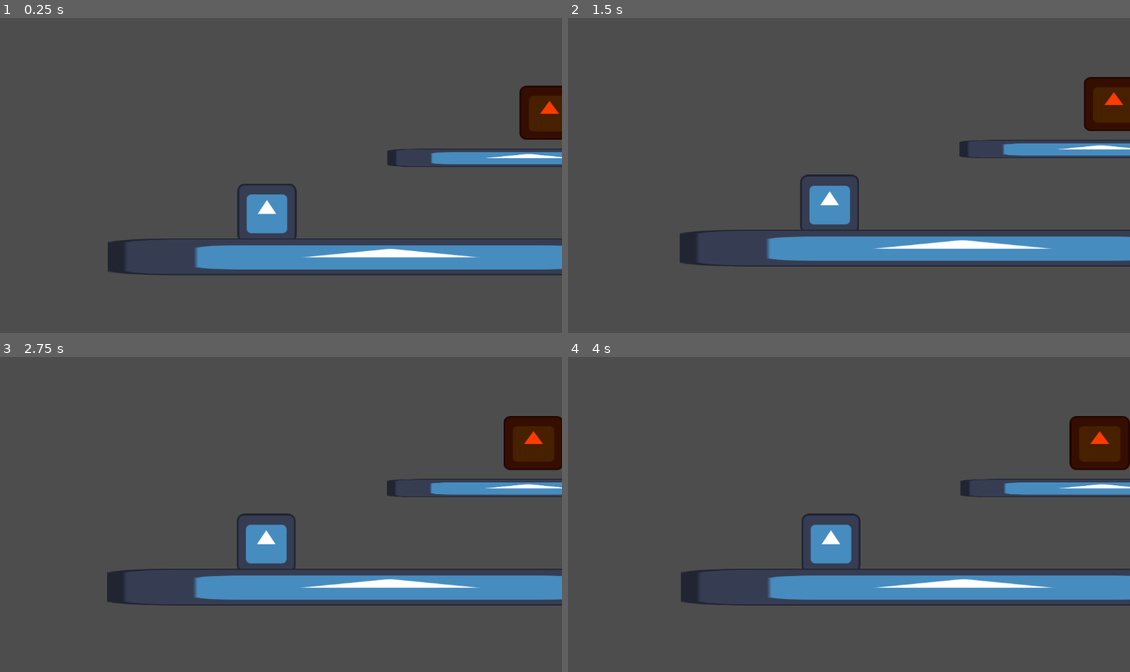
Above: before the commit, frames 1-4 (two rows, left to right).
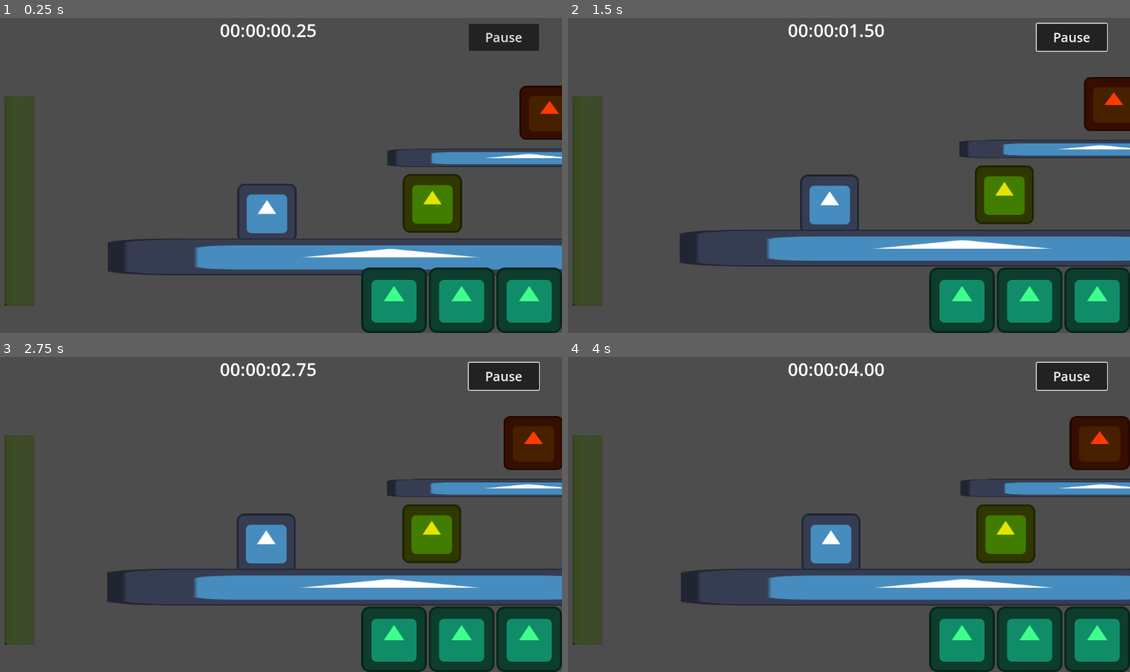
Above: after the commit, the same moments.

Repository: notmarrow/platform_grinder
Game: Godot game, scene res://scenes/escena_prueba.tscn
Two runs of this game, one before a commit and one after it. Both use one fixed random seed, a clock stepped at 60 frames per second and the inputs below. The engine's default icon, where the game draws it, is replaced by a stand-in: a white triangle on a blue panel in a dark square.
Inputs (mouse positions are in pixels of both pictures, inside the frame that each line leads up to):
- Up to frame 1 (0.25 s): no input
- Up to frame 2 (1.5 s): click (1073, 36) at 0.5 s, where only the run after the commit has a clickable "Pause"; move the mouse to (967, 150) at 1.27 s; tap A (a) at 1.35 s
- Up to frame 3 (2.75 s): tap D (d) at 1.55, 2.1 s; move the mouse to (151, 523) at 2.02 s; tap A (a) at 2.3 s
- Up to frame 4 (4 s): move the mouse to (893, 432) at 2.77 s; tap A (a) at 2.85, 3.8 s; tap D (d) at 3.05 s; move the mouse to (804, 571) at 3.52 s; click (804, 571) at 3.6 s

The runs differ from the first frame. In frame 1, 14% of the frame differs, in the area x 0-100%, y 1-100%; in frame 2, 14%; in frame 3, 14%; in frame 4, 14%.

Commit message:
HUD terminado y algunas otras mejoras a main

Diff:
--- a/scenes/HUD.tscn
+++ b/scenes/HUD.tscn
@@ -1,9 +1,10 @@
-[gd_scene load_steps=3 format=3 uid="uid://7v03vuvm4qrh"]
+[gd_scene load_steps=4 format=3 uid="uid://7v03vuvm4qrh"]
 
+[ext_resource type="Script" path="res://scripts/HUD.gd" id="1_88ma3"]
 [ext_resource type="Texture2D" uid="uid://546cny6plfil" path="res://assets/icon.svg" id="1_760t3"]
 [ext_resource type="Texture2D" uid="uid://cd2j8k1264u36" path="res://assets/barra.png" id="2_4vsud"]
 
-[node name="Control" type="Control"]
+[node name="HUD" type="Control"]
 layout_mode = 3
 anchors_preset = 15
 anchor_right = 1.0
@@ -14,6 +15,7 @@
 offset_bottom = 12.0
 grow_horizontal = 2
 grow_vertical = 2
+script = ExtResource("1_88ma3")
 
 [node name="CanvasLayer" type="CanvasLayer" parent="."]
 
@@ -27,19 +29,13 @@
 offset_bottom = 139.0
 grow_horizontal = 2
 
-[node name="texto" type="Label" parent="CanvasLayer/Cronometro"]
-layout_mode = 2
-theme_override_font_sizes/font_size = 25
-text = "Tiempo"
-horizontal_alignment = 1
-
-[node name="tiempo" type="Label" parent="CanvasLayer/Cronometro"]
+[node name="Tiempo" type="Label" parent="CanvasLayer/Cronometro"]
 layout_mode = 2
 theme_override_font_sizes/font_size = 35
 text = "00:00:00"
 horizontal_alignment = 1
 
-[node name="Power_up" type="HBoxContainer" parent="CanvasLayer"]
+[node name="ContenedorPowerUPs" type="HBoxContainer" parent="CanvasLayer"]
 anchors_preset = 3
 anchor_left = 1.0
 anchor_top = 1.0
@@ -50,22 +46,25 @@
 grow_horizontal = 0
 grow_vertical = 0
 
-[node name="TextureRect" type="TextureRect" parent="CanvasLayer/Power_up"]
+[node name="PowerUP1" type="TextureRect" parent="CanvasLayer/ContenedorPowerUPs"]
+modulate = Color(0.247059, 1, 0.54902, 1)
 layout_mode = 2
 texture = ExtResource("1_760t3")
 stretch_mode = 5
 
-[node name="TextureRect2" type="TextureRect" parent="CanvasLayer/Power_up"]
+[node name="PowerUP2" type="TextureRect" parent="CanvasLayer/ContenedorPowerUPs"]
+modulate = Color(0.247059, 1, 0.54902, 1)
 layout_mode = 2
 texture = ExtResource("1_760t3")
 stretch_mode = 5
 
-[node name="TextureRect3" type="TextureRect" parent="CanvasLayer/Power_up"]
+[node name="PowerUP3" type="TextureRect" parent="CanvasLayer/ContenedorPowerUPs"]
+modulate = Color(0.247059, 1, 0.54902, 1)
 layout_mode = 2
 texture = ExtResource("1_760t3")
 stretch_mode = 5
 
-[node name="PanelContainer" type="PanelContainer" parent="CanvasLayer"]
+[node name="ContenedorPausa" type="PanelContainer" parent="CanvasLayer"]
 anchors_preset = 1
 anchor_left = 1.0
 anchor_right = 1.0
@@ -75,12 +74,12 @@
 offset_bottom = 96.0
 grow_horizontal = 0
 
-[node name="Button" type="Button" parent="CanvasLayer/PanelContainer"]
+[node name="BotonPausa" type="Button" parent="CanvasLayer/ContenedorPausa"]
 layout_mode = 2
 theme_override_font_sizes/font_size = 25
-text = "menu"
+text = "Pause"
 
-[node name="TextureProgressBar" type="TextureProgressBar" parent="CanvasLayer"]
+[node name="Vida" type="TextureProgressBar" parent="CanvasLayer"]
 anchors_preset = 2
 anchor_top = 1.0
 anchor_bottom = 1.0
@@ -89,4 +88,7 @@
 offset_right = 122.0
 offset_bottom = -49.0
 grow_vertical = 0
-texture_over = ExtResource("2_4vsud")
+max_value = 200.0
+value = 200.0
+fill_mode = 3
+texture_progress = ExtResource("2_4vsud")
--- a/scenes/escena_prueba.tscn
+++ b/scenes/escena_prueba.tscn
@@ -1,13 +1,17 @@
-[gd_scene load_steps=5 format=3 uid="uid://b8yhiig2pjjk2"]
+[gd_scene load_steps=8 format=3 uid="uid://b8yhiig2pjjk2"]
 
+[ext_resource type="Script" path="res://scenes/manager.gd" id="1_2cfvn"]
 [ext_resource type="PackedScene" uid="uid://bsfq38a3p000s" path="res://scenes/player.tscn" id="1_5ubox"]
 [ext_resource type="Texture2D" uid="uid://546cny6plfil" path="res://assets/icon.svg" id="2_bwcbm"]
 [ext_resource type="PackedScene" uid="uid://64urlo2x2vqy" path="res://scenes/enemigo.tscn" id="3_cxjte"]
+[ext_resource type="PackedScene" uid="uid://7v03vuvm4qrh" path="res://scenes/HUD.tscn" id="4_u3p38"]
+[ext_resource type="PackedScene" uid="uid://c62bph81o57tq" path="res://scenes/obstaculo.tscn" id="6_vbwes"]
 
 [sub_resource type="RectangleShape2D" id="RectangleShape2D_h8nmn"]
 size = Vector2(637, 101)
 
 [node name="escena_prueba" type="Node2D"]
+script = ExtResource("1_2cfvn")
 
 [node name="player" parent="." instance=ExtResource("1_5ubox")]
 position = Vector2(306, 503)
@@ -40,3 +44,12 @@
 [node name="enemigo" parent="." instance=ExtResource("3_cxjte")]
 position = Vector2(869, 316)
 steps = 40
+damage = 5.0
+
+[node name="HUD" parent="." instance=ExtResource("4_u3p38")]
+
+[node name="obstaculo" parent="." instance=ExtResource("6_vbwes")]
+position = Vector2(665, 513)
+
+[connection signal="timer" from="." to="HUD" method="update_clock"]
+[connection signal="health_signal" from="player" to="HUD" method="update_health"]
--- /dev/null
+++ b/scenes/manager.gd
@@ -0,0 +1,11 @@
+extends Node2D
+
+#signals
+signal timer(time)
+
+#variables for timer
+var time_passed : float = 0.0
+
+func _process(delta):
+	time_passed += delta
+	timer.emit(time_passed)
--- /dev/null
+++ b/scenes/obstaculo.tscn
@@ -0,0 +1,20 @@
+[gd_scene load_steps=4 format=3 uid="uid://c62bph81o57tq"]
+
+[ext_resource type="Script" path="res://scripts/obstaculo.gd" id="1_adn4f"]
+[ext_resource type="Texture2D" uid="uid://546cny6plfil" path="res://assets/icon.svg" id="1_eo88p"]
+
+[sub_resource type="RectangleShape2D" id="RectangleShape2D_0kirj"]
+size = Vector2(116, 117)
+
+[node name="obstaculo" type="StaticBody2D"]
+script = ExtResource("1_adn4f")
+
+[node name="Sprite2D" type="Sprite2D" parent="."]
+modulate = Color(0.898039, 0.894118, 0, 1)
+texture = ExtResource("1_eo88p")
+metadata/_edit_lock_ = true
+
+[node name="CollisionShape2D" type="CollisionShape2D" parent="."]
+position = Vector2(0, -1.5)
+shape = SubResource("RectangleShape2D_0kirj")
+metadata/_edit_lock_ = true
--- a/scenes/player.tscn
+++ b/scenes/player.tscn
@@ -20,3 +20,8 @@
 offset = Vector2(0, -80)
 zoom = Vector2(0.9, 0.9)
 position_smoothing_enabled = true
+
+[node name="DmgCD" type="Timer" parent="."]
+wait_time = 1.5
+
+[connection signal="timeout" from="DmgCD" to="." method="_on_dmg_cd_timeout"]
--- /dev/null
+++ b/scripts/HUD.gd
@@ -0,0 +1,36 @@
+extends Control
+
+#nodes
+var time_label
+var powerup1_texture
+var powerup2_texture
+var powerup3_texture
+var health_bar
+
+func _ready():
+	time_label = get_node("CanvasLayer/Cronometro/Tiempo")
+	powerup1_texture = get_node("CanvasLayer/ContenedorPowerUPs/PowerUP1")
+	powerup2_texture = get_node("CanvasLayer/ContenedorPowerUPs/PowerUP2")
+	powerup3_texture = get_node("CanvasLayer/ContenedorPowerUPs/PowerUP3")
+	health_bar = get_node("CanvasLayer/Vida")
+
+func update_health(health):
+	health_bar.value = health
+
+func update_powerup1(status):
+	pass
+
+func update_powerup2(status):
+	pass
+
+func update_powerup3(status):
+	pass
+
+func update_clock(time):
+	var s : float = fmod(time, 60.0)
+	var m : int = int(time / 60.0) % 60
+	var h : int = int(time / 3600.0)
+
+	var formatted_time = "%02d:%02d:%05.2f" % [h, m, s]
+
+	time_label.text = formatted_time
--- a/scripts/enemigo.gd
+++ b/scripts/enemigo.gd
@@ -1,11 +1,12 @@
 extends StaticBody2D
 
-@export var speed :int = 200
-@export var steps :int = 250
-var current_steps :int = 0
+@export var speed : int = 200
+@export var steps : int = 25
+@export var damage : float = 25.0
+var current_steps : int = 0
 
 func _ready():
-	pass
+	add_to_group("enemy")
 
 func _physics_process(delta):
 	if current_steps < steps:
@@ -21,3 +22,6 @@
 	# Reiniciar cuando alcanza el número de pasos máximo
 	if current_steps >= steps * 2:
 		current_steps = 0
+
+func get_dmg():
+	return damage
--- /dev/null
+++ b/scripts/obstaculo.gd
@@ -0,0 +1,9 @@
+extends StaticBody2D
+
+@export var damage : float = 25.0
+
+func _ready():
+	add_to_group("enemy")
+
+func get_dmg():
+	return damage
--- a/scripts/player.gd
+++ b/scripts/player.gd
@@ -8,7 +8,22 @@
 var canDash = true
 var impulse = 0.0
 var gravity = ProjectSettings.get_setting("physics/2d/default_gravity")
-var input_delay = 0.5
+
+#health variables
+@export var health : float = 200.0
+var canGetHurt : bool = true # variable para cooldown de daño
+var timerNode
+
+#animation variables
+var intermittence_gap : float = 0.0
+var player_sprite
+
+#signals
+signal health_signal(value)
+
+func _ready():
+	timerNode = get_node("DmgCD")
+	player_sprite = get_node("Sprite2D")
 
 func _physics_process(delta):
 	if not is_on_floor():
@@ -36,3 +51,35 @@
 		position.x += direction * DASH_SPEED
 
 	move_and_slide()
+
+	#checar si la colision es con enemigo
+	for i in get_slide_collision_count():
+		var collision = get_slide_collision(i)
+		if collision.get_collider().is_in_group("enemy") and canGetHurt:
+			hurt(collision.get_collider().get_dmg())
+
+func _process(delta):
+	if not canGetHurt:
+		intermittence_gap += delta
+	else:
+		intermittence_gap = 0.0
+		if not player_sprite.is_visible():
+			player_sprite.show()
+
+	if intermittence_gap >= 0.2:
+		if player_sprite.is_visible():
+			player_sprite.hide()
+		else:
+			player_sprite.show()
+		intermittence_gap = 0.0
+
+
+func hurt(dmg):
+	canGetHurt = false
+	timerNode.start()
+	health -= dmg
+	health_signal.emit(health)
+
+
+func _on_dmg_cd_timeout():
+	canGetHurt = true
